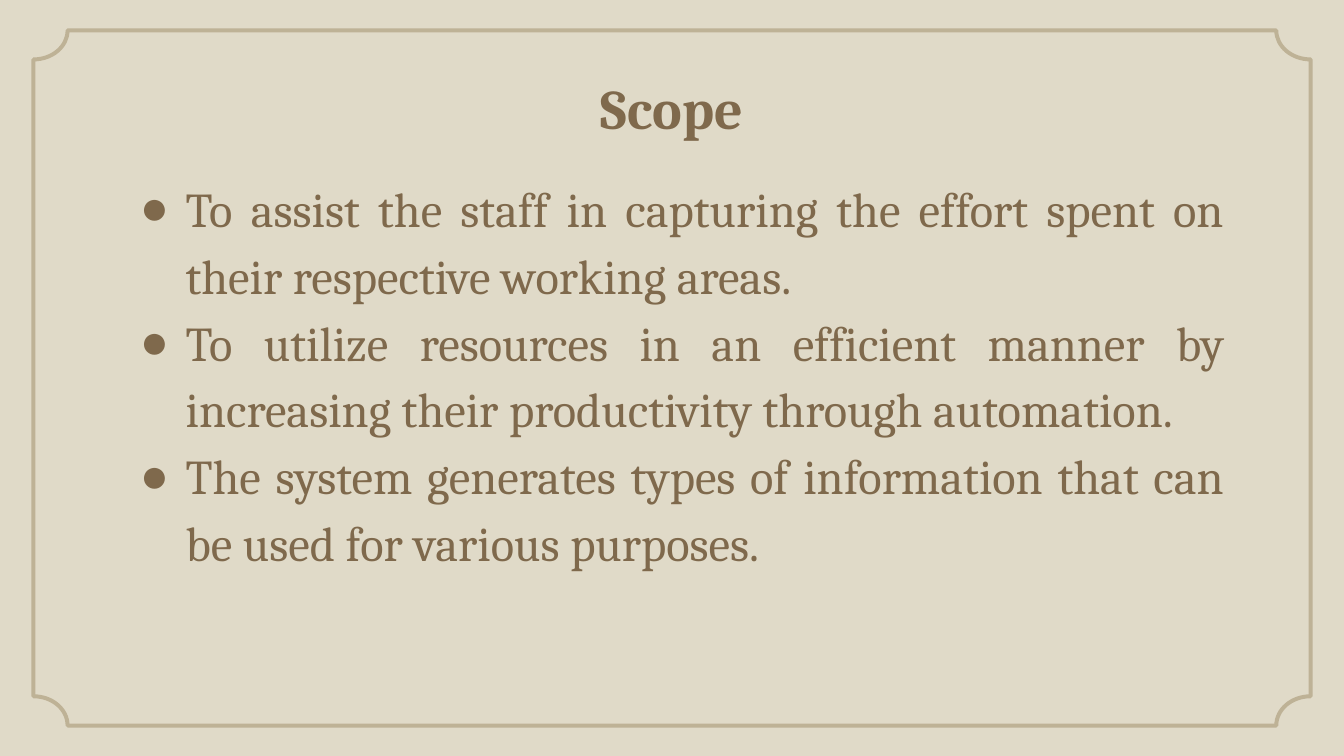
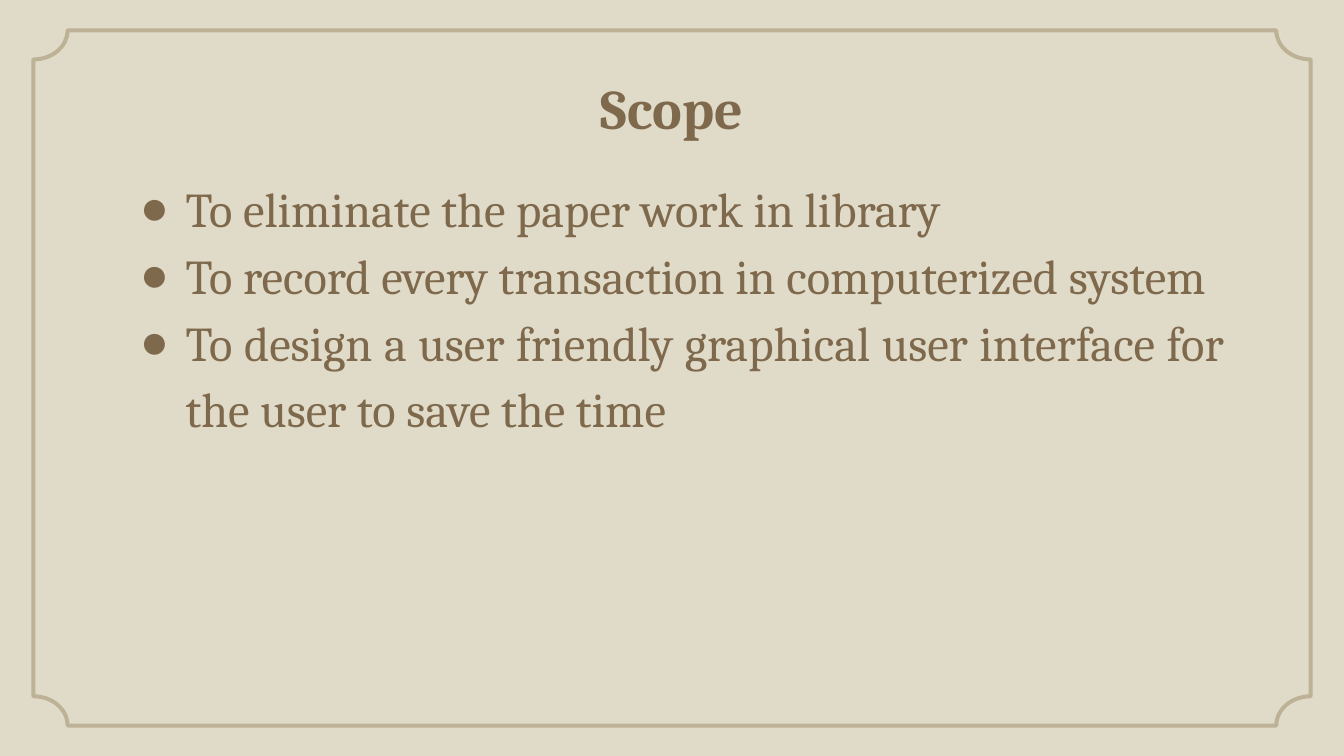
Before and after one commit to Andipstha/theFusion-Project-II, a slide deck: slide 5 of Documentation/LMS_Presentation.pptx (slide 6 before the commit). Drawn at 1344x756 pixels with LibreOffice and Linux fonts; fonts in the diff are those of the drawing; background and template pictures are left out. Boxes give left, top, right and bottom in pixels: in the first picture for what was removed or moved away, otherwise in the second. Text is boxed around its words. In the diff, an @@ line names an element or a change of style, - is before the commit and + after.

```diff
--- a/Documentation/LMS_Presentation.pptx
+++ b/Documentation/LMS_Presentation.pptx
@@ text at <box>186,193,1224,428</box>: text changed @@
-● To assist the staff in capturing the effort spent on their respective working areas.
-● To utilize resources in an efficient manner by increasing their productivity through automation.
-● The system generates types of information that can be used for various purposes.
+● To eliminate the paper work in library
+● To record every transaction in computerized system
+● To design a user friendly graphical user interface for the user to save the time
```
Also in this commit, not shown: 5 other slides changed, 7 other files.
